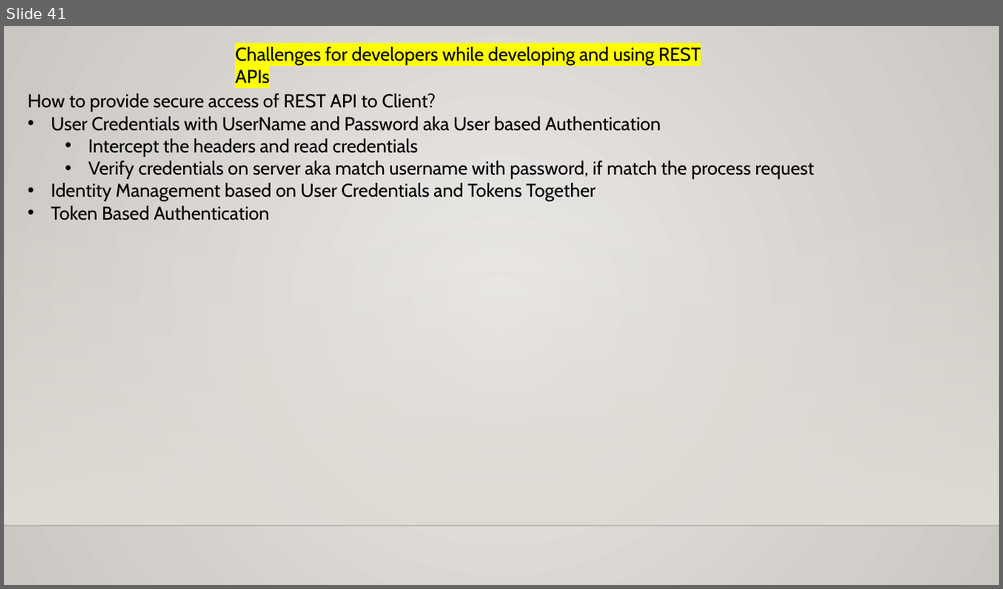
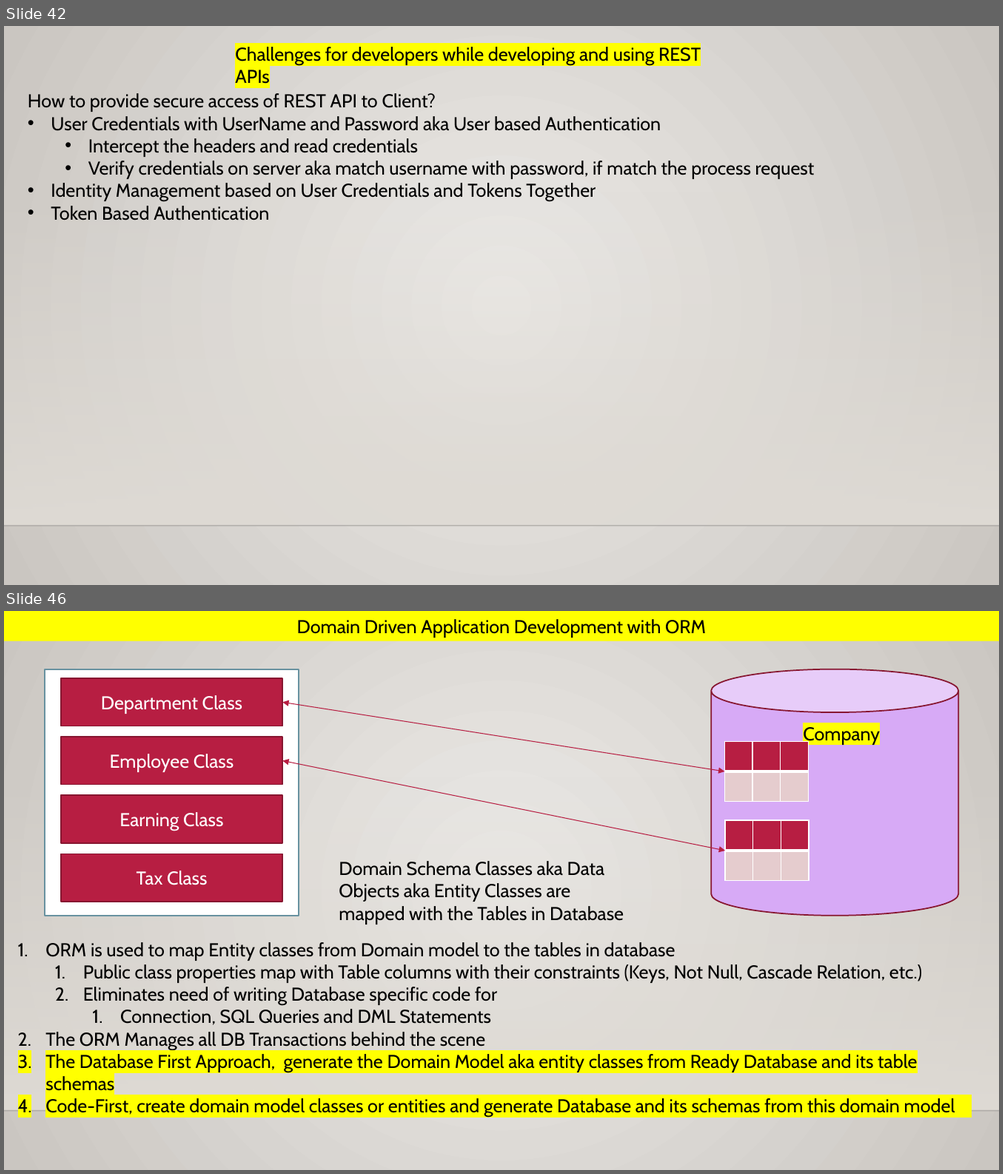
Before and after one commit to maheshsabnis/blazejan2021, a slide deck: Training_Notes_PPTs.pptx. Shown one above the other, each under a label of ours: slide 41 before the commit, slides 42 and 46 after it; the slides between them are not shown. The pictures are 1003x589 and 1003x1174 pixels, drawn with LibreOffice and Linux fonts; fonts in the diff are those of the drawing; background and template pictures are left out. Boxes give left, top, right and bottom in pixels: in the first picture for what was removed or moved away, otherwise in the second. Text is boxed around its words. In the diff, an @@ line names an element or a change of style, - is before the commit and + after.

```diff
--- a/Training_Notes_PPTs.pptx
+++ b/Training_Notes_PPTs.pptx
@@ slide 46 added at (4, 611, 999, 1170), background gradient #ECEAE7 to #CAC7C1; not listed: 2 template elements that a slide beside it also shows @@
@@ rectangle added at (4, 611, 999, 641), fill #FFFF00, 18 pt, text #000000 @@
+Domain Driven Application Development with ORM
@@ rectangle added at (44, 669, 299, 915), fill #FFFFFF, outline #6892A0 1.25 pt @@
@@ cylinder added at (711, 669, 959, 915), fill #D7AAF6, outline #871631 1.25 pt @@
@@ rectangle added at (61, 678, 282, 726), fill #B71E42, outline #871631 1.25 pt, 18 pt, text #FFFFFF @@
+Department Class
@@ double arrow added from (282, 702) to (725, 772), #B71E42 0.75 pt @@
@@ rectangle added at (61, 737, 282, 785), fill #B71E42, outline #871631 1.25 pt, 18 pt, text #FFFFFF @@
+Employee Class
@@ table added at (725, 741, 808, 802), 2 rows, 3 columns @@
+ |  | 
+ |  | 
@@ text added at (802, 727, 879, 745), 18 pt, text #000000 @@
+Company
@@ double arrow added from (282, 761) to (725, 851), #B71E42 0.75 pt @@
@@ rectangle added at (61, 795, 282, 843), fill #B71E42, outline #871631 1.25 pt, 18 pt, text #FFFFFF @@
+Earning Class
@@ table added at (725, 820, 808, 881), 2 rows, 3 columns @@
+ |  | 
+ |  | 
@@ rectangle added at (61, 854, 282, 902), fill #B71E42, outline #871631 1.25 pt, 18 pt, text #FFFFFF @@
+Tax Class
@@ text added at (338, 861, 623, 925), 18 pt, text #000000 @@
+Domain Schema Classes aka Data Objects aka Entity Classes are mapped with the Tables in Database
@@ text added at (45, 943, 955, 1117), 18 pt, text #000000 @@
+1. ORM is used to map Entity classes from Domain model to the tables in database
+  1. Public class properties map with Table columns with their constraints (Keys, Not Null, Cascade Relation, etc.)
+  2. Eliminates need of writing Database specific code for
+    1. Connection, SQL Queries and DML Statements
+2. The ORM Manages all DB Transactions behind the scene
+3. The Database First Approach, generate the Domain Model aka entity classes from Ready Database and its table schemas
+4. Code-First, create domain model classes or entities and generate Database and its schemas from this domain model
@@ what was slide 41 is now slide 42 @@
```
Also in this commit, not shown: 1 slide changed, 4 other slides added, 14 other files.
